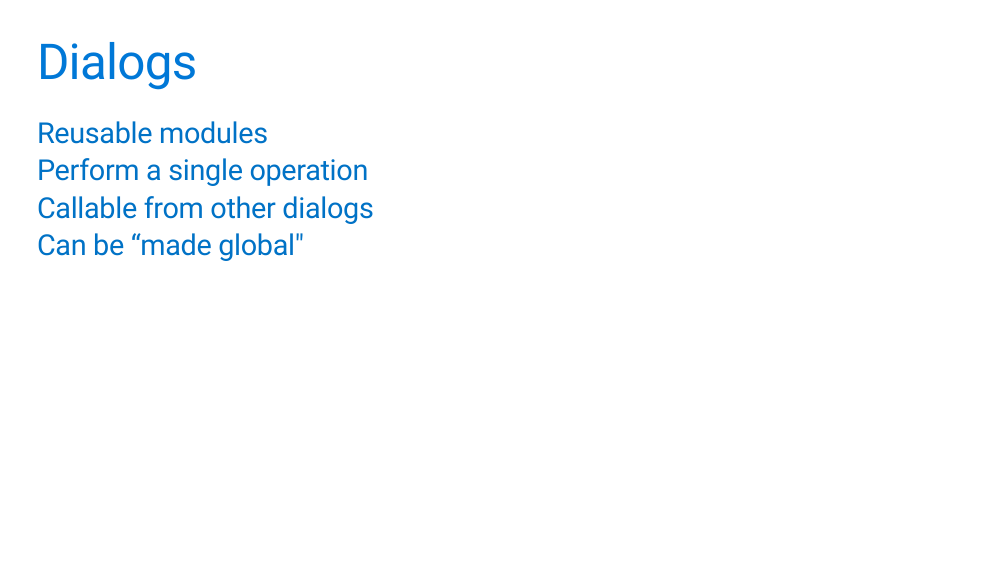
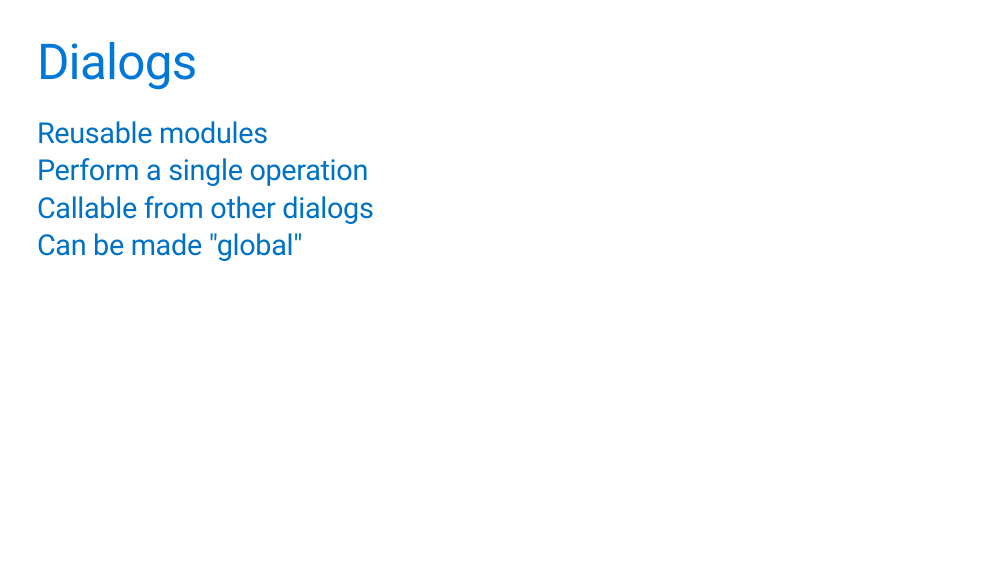
Before and after one commit to GeekTrainer/help-desk-bot-lab, a slide deck: slide 12 of Slides/2 - Mastering the user experience.pptx (slide 11 before the commit). Drawn at 1008x567 pixels with LibreOffice and Linux fonts; fonts in the diff are those of the drawing. Boxes give left, top, right and bottom in pixels: in the first picture for what was removed or moved away, otherwise in the second. Text is boxed around its words. In the diff, an @@ line names an element or a change of style, - is before the commit and + after.

Commit message:
Updated decks 1 and 2

```diff
--- a/Slides/2 - Mastering the user experience.pptx
+++ b/Slides/2 - Mastering the user experience.pptx
@@ text at (37,233,303,261): text changed @@
-Can be “made global"
+Can be made "global"
```
Also in this commit, not shown: 9 slides added, 22 slides removed.
